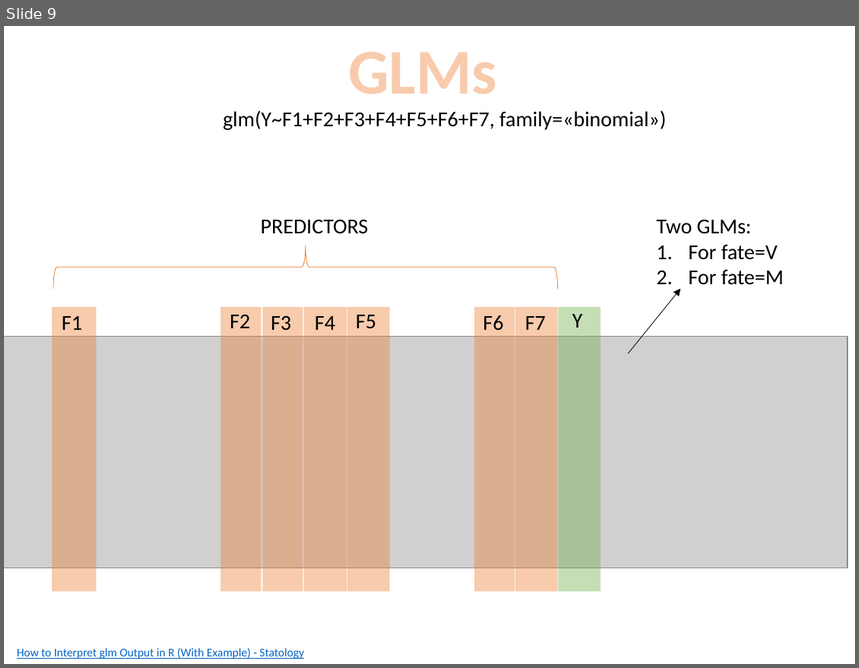
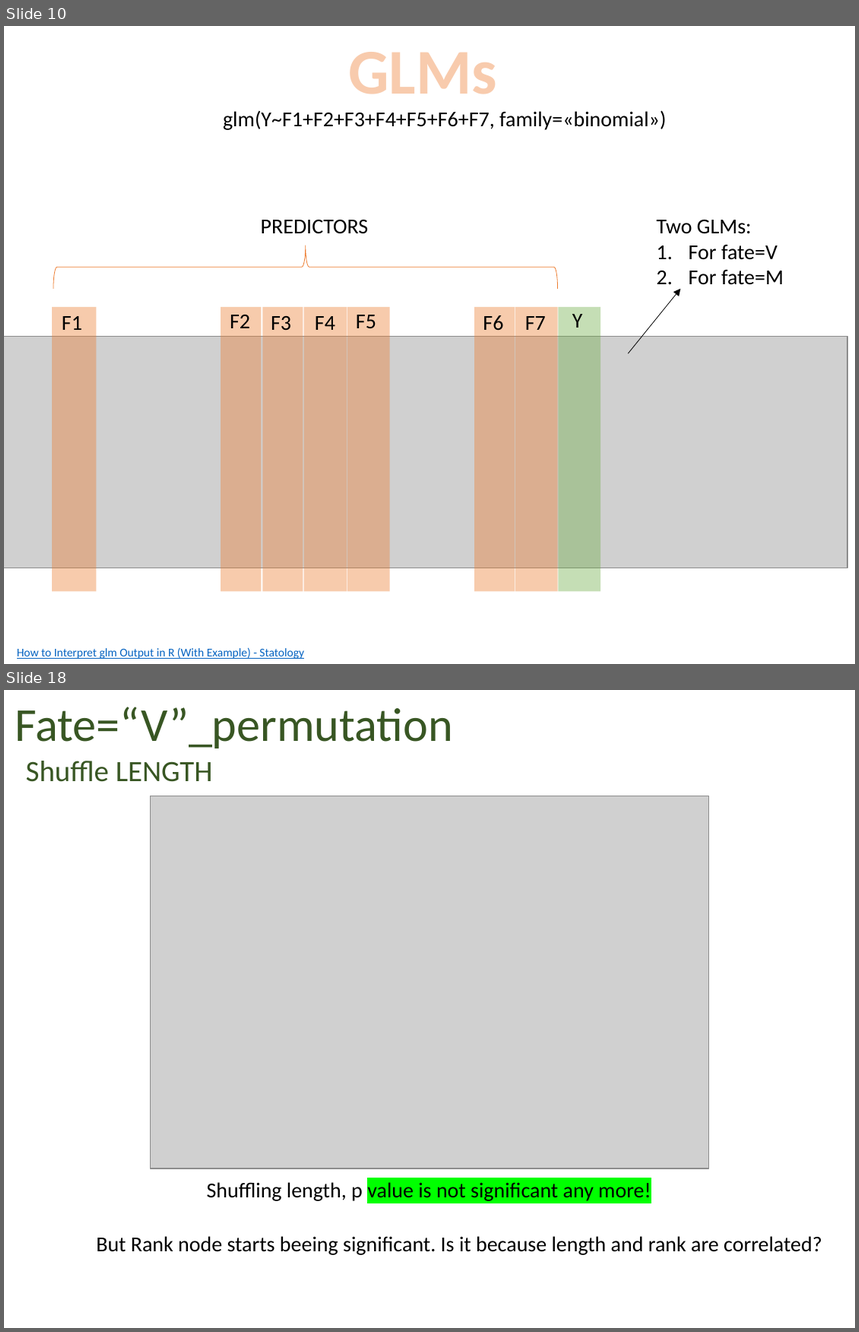
Before and after one commit to Corilana/L-HAZELNUT, a slide deck: Procedures_coding_hazelnut_architecture.pptx. Shown one above the other, each under a label of ours: slide 9 before the commit, slides 10 and 18 after it; the slides between them are not shown. The pictures are 859x668 and 859x1332 pixels, drawn with LibreOffice and Linux fonts; fonts in the diff are those of the drawing; grey boxes stand for pictures. Boxes give left, top, right and bottom in pixels: in the first picture for what was removed or moved away, otherwise in the second. Text is boxed around its words. In the diff, an @@ line names an element or a change of style, - is before the commit and + after.

Commit message:
permutation AIC diff and more glms

```diff
--- a/Procedures_coding_hazelnut_architecture.pptx
+++ b/Procedures_coding_hazelnut_architecture.pptx
@@ slide 18 added at bbox=[4, 690, 855, 1328], background #FFFFFF @@
@@ text added at bbox=[15, 707, 452, 749], 40 pt, text #385723 @@
+Fate=“V”_permutation
@@ text added at bbox=[26, 761, 213, 782], 25 pt, text #385723 @@
+Shuffle LENGTH
@@ picture added at bbox=[151, 796, 709, 1168] @@
@@ text added at bbox=[207, 1182, 651, 1201], 18 pt, text #000000 @@
+Shuffling length, p value is not significant any more!
@@ text added at bbox=[96, 1236, 823, 1255], 18 pt, text #000000 @@
+But Rank node starts beeing significant. Is it because length and rank are correlated?
@@ what was slide 9 is now slide 10 @@
```
Also in this commit, not shown: 1 slide changed, 28 other slides added, 2 slides removed, 1 other file.
